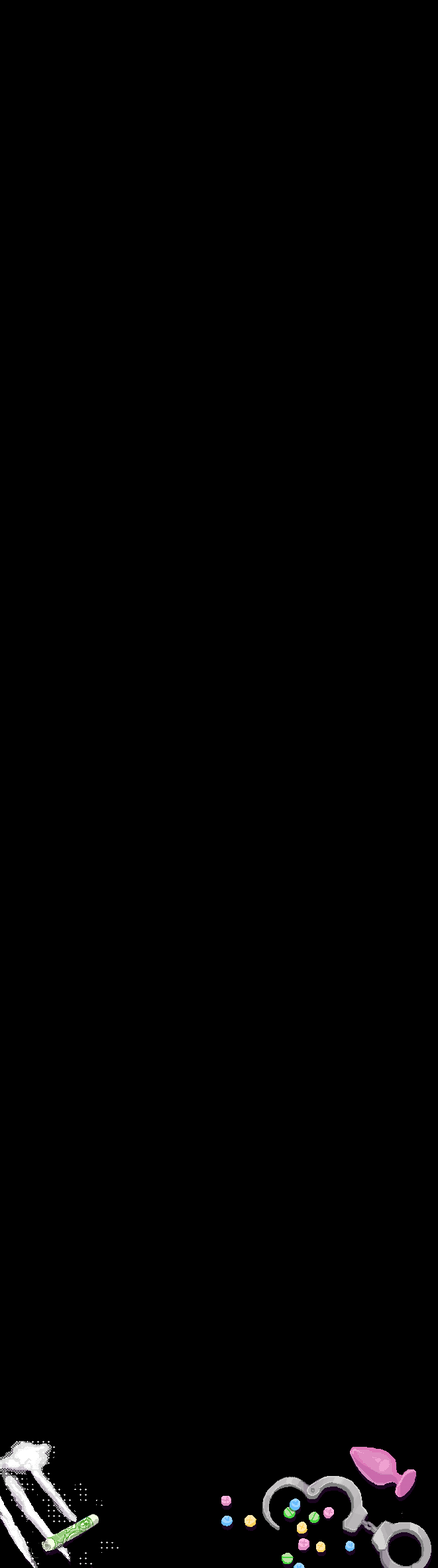
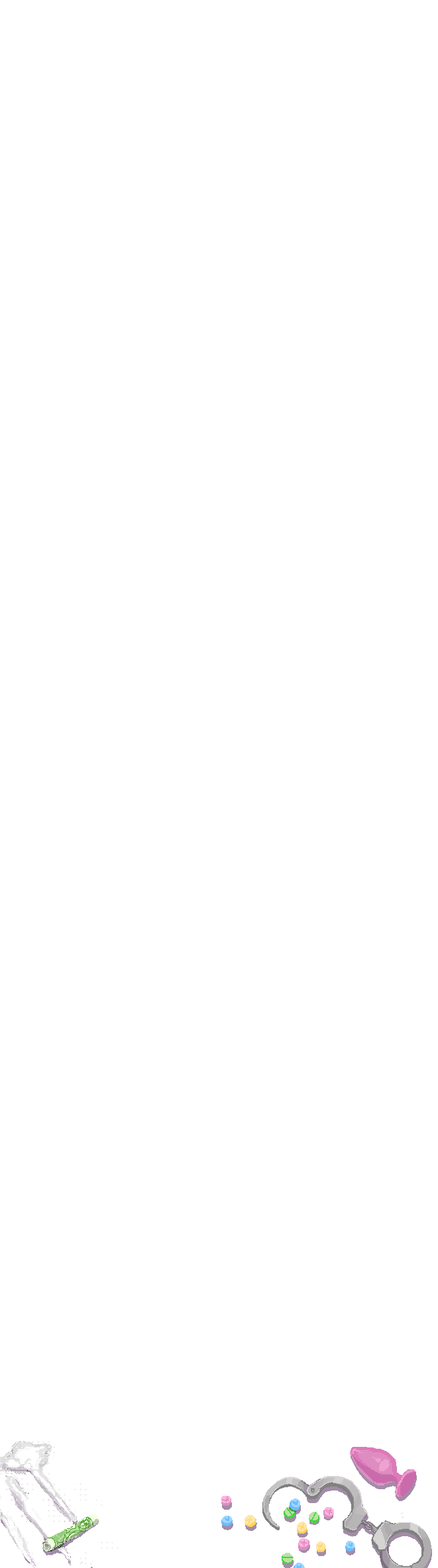
Layers edited between the first and the second 438px x 1568px image:
hid "Layer 3" over (0, 0, 438, 1568)
